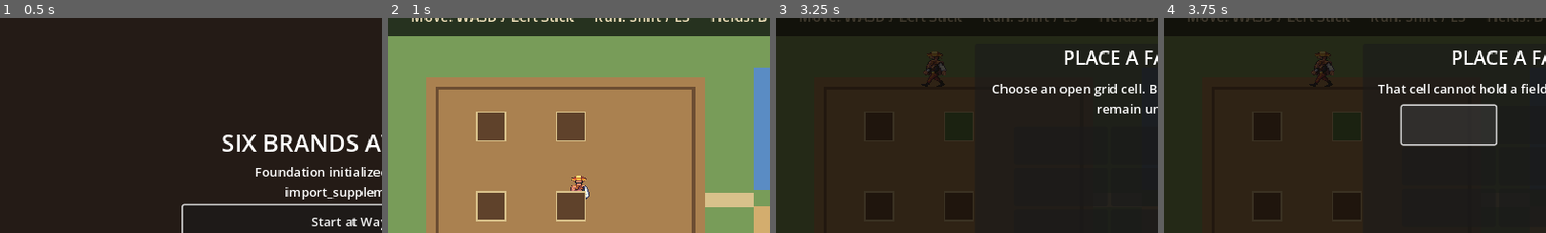
Above: before the commit, frames 1-4 (left to right).
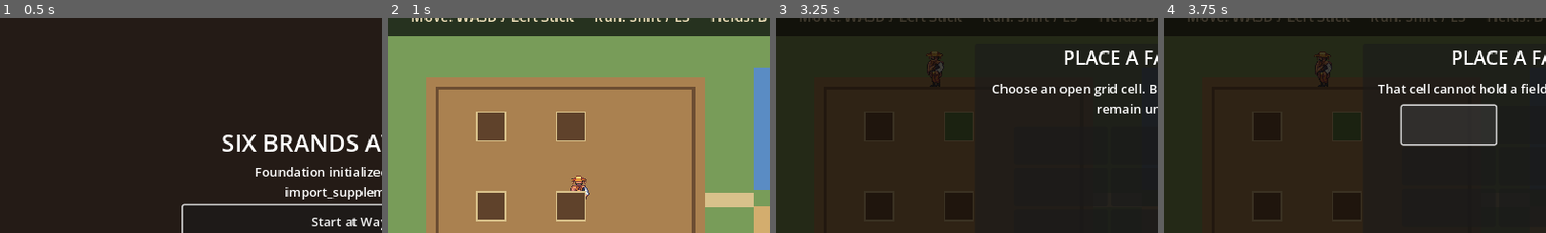
Above: after the commit, the same moments.

Repository: DocDamage/mahjongRPG
Game: Godot game, scene res://src/bootstrap/bootstrap.tscn
Same seed, same stepped clock (60 frames per second), same inputs: the game is played once before the commit and once after it.
Inputs (mouse positions are % of the whole screen's width and height, from its top left):
- Up to frame 1 (0.5 s): no input
- Up to frame 2 (1 s): click "Start at Wayward Farm" at 0.5 s
- Up to frame 3 (3.25 s): tap Enter at 1.25 s; move the mouse to (45, 70) at 1.27 s; hold R (fish_reel) 1.28-2.03 s; hold W (move_up) 1.28-2.78 s; click (45, 70) at 1.42 s; tap Space at 1.52, 2.27 s; tap F (fish_release) at 1.55, 2.1 s; move the mouse to (80, 65) at 2.02 s; tap E (interact) at 2.3 s; move the mouse to (20, 35) at 2.77 s; hold A (move_left) from 2.78 s (still down); hold E (interact) from 2.78 s (still down); tap B (place_field) at 3.05 s
- Up to frame 4 (3.75 s): release A (move_left) at 3.5 s; release E (interact) at 3.5 s; click (37, 41) at 3.5 s
The pictures show only the part of the screen within x 0-50%, y 12-62%; the shares and areas given below are measured in that part.

Frame 1 is identical in both runs. In frame 2, 0.2% of the frame differs, in the area x 47-53%, y 73-85%; in frame 3, 0.2%; in frame 4, 0.3%, in the area x 38-45%, y 15-32%.
Error in both runs: Cannot call method 'get_children' on a null value. (res://src/farm/farm_placement_menu.gd:102)

Commit message:
Add deterministic hero and horse asset catalog

Diff:
--- /dev/null
+++ b/data/runtime_assets/vertical_slice_assets.json
@@ -0,0 +1,13 @@
+{
+  "schema_version": 1,
+  "hero": {
+    "frame_size": [64, 64],
+    "frame_counts": {"walk": 8, "idle": 15, "draw": 6, "armed": 1, "shoot": 3},
+    "actions": ["walk", "idle", "draw", "armed", "shoot"],
+    "directions": ["up", "down", "left", "right"]
+  },
+  "horses": {
+    "frame_size": [128, 128],
+    "colors": ["black", "brown", "golden", "gray", "white"]
+  }
+}
--- /dev/null
+++ b/src/content/runtime_asset_catalog.gd
@@ -0,0 +1,55 @@
+extends RefCounted
+
+const TABLE_ID := &"runtime_assets"
+const TABLE_PATH := "res://data/runtime_assets/vertical_slice_assets.json"
+
+
+static func hero_texture_path(direction: StringName, action: StringName) -> String:
+	if not _hero_value_is_valid(direction, action):
+		return ""
+	return "res://assets/generated/player/cowboy_%s_%s.png" % [direction, action]
+
+
+static func horse_texture_path(color: StringName) -> String:
+	var catalog := _catalog()
+	var horses_value: Variant = catalog.get("horses", {})
+	if not horses_value is Dictionary or not color in horses_value.get("colors", []):
+		return ""
+	return "res://assets/generated/horses/horse_%s.png" % color
+
+
+static func hero_frame_size() -> Vector2i:
+	var hero := _hero()
+	var size_value: Variant = hero.get("frame_size", [])
+	if not size_value is Array or size_value.size() != 2:
+		return Vector2i.ZERO
+	return Vector2i(int(size_value[0]), int(size_value[1]))
+
+
+static func hero_frame_count(action: StringName) -> int:
+	var counts_value: Variant = _hero().get("frame_counts", {})
+	if not counts_value is Dictionary:
+		return 0
+	return int(counts_value.get(action, 0))
+
+
+static func _hero_value_is_valid(direction: StringName, action: StringName) -> bool:
+	var hero := _hero()
+	return direction in hero.get("directions", []) and action in hero.get("actions", [])
+
+
+static func _hero() -> Dictionary:
+	var hero_value: Variant = _catalog().get("hero", {})
+	return hero_value if hero_value is Dictionary else {}
+
+
+static func _catalog() -> Dictionary:
+	var scene_tree := Engine.get_main_loop() as SceneTree
+	var registry = scene_tree.root.get_node_or_null("ContentRegistry") if scene_tree != null else null
+	if registry != null:
+		if not registry.has_table(TABLE_ID):
+			registry.load_table(TABLE_ID, TABLE_PATH)
+		return registry.table(TABLE_ID)
+	var file := FileAccess.open(TABLE_PATH, FileAccess.READ)
+	var parsed: Variant = JSON.parse_string(file.get_as_text()) if file != null else {}
+	return parsed if parsed is Dictionary else {}
--- a/src/horses/horse_actor.gd
+++ b/src/horses/horse_actor.gd
@@ -1,7 +1,7 @@
 extends "res://src/interaction/world_interactable.gd"
 
-const HORSE_TEXTURE_PATH := "res://assets/generated/horses/horse_brown.png"
 const MOUNTED_SPEED := 300.0
+const RuntimeAssetCatalog = preload("res://src/content/runtime_asset_catalog.gd")
 
 signal feedback(message: String)
 
@@ -13,9 +13,10 @@
 
 func _ready() -> void:
 	interacted.connect(_on_interacted)
-	var texture := load(HORSE_TEXTURE_PATH) as Texture2D
+	var texture_path := RuntimeAssetCatalog.horse_texture_path(GameSession.horse.selected_color)
+	var texture := load(texture_path) as Texture2D
 	if texture == null:
-		push_error("Missing generated brown horse texture")
+		push_error("Missing generated horse texture: %s" % GameSession.horse.selected_color)
 		return
 	$Sprite2D.texture = texture
 	$Sprite2D.region_enabled = true
--- a/src/player/player.gd
+++ b/src/player/player.gd
@@ -3,17 +3,11 @@
 signal facing_changed(direction: StringName)
 signal interaction_target_changed(target: Area2D)
 
-const FRAME_SIZE := Vector2i(64, 64)
-const FRAME_COUNT := 8
 const WALK_SPEED := 150.0
 const RUN_SPEED := 230.0
 const FOOTSTEP_DISTANCE := 42.0
-const WALK_TEXTURE_PATHS := {
-	&"down": "res://assets/generated/player/cowboy_down_walk.png",
-	&"up": "res://assets/generated/player/cowboy_up_walk.png",
-	&"left": "res://assets/generated/player/cowboy_left_walk.png",
-	&"right": "res://assets/generated/player/cowboy_right_walk.png",
-}
+const RuntimeAssetCatalog = preload("res://src/content/runtime_asset_catalog.gd")
+const DIRECTIONS := [&"down", &"up", &"left", &"right"]
 
 @export var running := false
 @export var movement_bounds := Rect2()
@@ -27,6 +21,7 @@
 var _current_prompt_target: Area2D
 var _using_controller := false
 var _footstep_distance := 0.0
+var _story_action: StringName
 
 
 func _ready() -> void:
@@ -95,31 +90,54 @@
 
 func _build_animations() -> void:
 	var frames := SpriteFrames.new()
-	for direction in WALK_TEXTURE_PATHS:
-		frames.add_animation(direction)
-		frames.set_animation_speed(direction, 8.0)
-		frames.set_animation_loop(direction, true)
-		var texture: Texture2D = load(String(WALK_TEXTURE_PATHS[direction])) as Texture2D
-		if texture == null:
-			push_error("Missing imported walk texture: %s" % WALK_TEXTURE_PATHS[direction])
-			continue
-		for frame_index in FRAME_COUNT:
-			var frame := AtlasTexture.new()
-			frame.atlas = texture
-			frame.region = Rect2(Vector2(frame_index * FRAME_SIZE.x, 0), FRAME_SIZE)
-			frames.add_frame(direction, frame)
+	for action in [&"walk", &"idle", &"draw", &"armed", &"shoot"]:
+		for direction in DIRECTIONS:
+			var animation_name := _animation_name(action, direction)
+			frames.add_animation(animation_name)
+			frames.set_animation_speed(animation_name, 8.0)
+			frames.set_animation_loop(animation_name, action in [&"walk", &"idle"])
+			var texture: Texture2D = load(RuntimeAssetCatalog.hero_texture_path(direction, action)) as Texture2D
+			if texture == null:
+				push_error("Missing generated hero texture: %s/%s" % [direction, action])
+				continue
+			for frame_index in RuntimeAssetCatalog.hero_frame_count(action):
+				var frame := AtlasTexture.new()
+				frame.atlas = texture
+				frame.region = Rect2(Vector2(frame_index * RuntimeAssetCatalog.hero_frame_size().x, 0), RuntimeAssetCatalog.hero_frame_size())
+				frames.add_frame(animation_name, frame)
 	sprite.sprite_frames = frames
 
 
 func _set_animation(moving: bool) -> void:
-	if sprite.animation != facing:
-		sprite.play(facing)
+	var action: StringName = _story_action if not _story_action.is_empty() else (&"walk" if moving else &"idle")
+	var animation_name := _animation_name(action, facing)
+	if sprite.animation != animation_name:
+		sprite.play(animation_name)
 	if moving:
 		sprite.speed_scale = 1.8 if running else 1.0
-		sprite.play()
+		if _story_action.is_empty():
+			sprite.play()
 	else:
-		sprite.pause()
-		sprite.frame = 0
+		if _story_action.is_empty():
+			sprite.play()
+			sprite.speed_scale = 1.0
+
+
+func play_story_animation(action: StringName) -> Error:
+	if not action in [&"draw", &"armed", &"shoot"]:
+		return ERR_INVALID_PARAMETER
+	_story_action = action
+	_set_animation(false)
+	return OK
+
+
+func clear_story_animation() -> void:
+	_story_action = &""
+	_set_animation(false)
+
+
+func _animation_name(action: StringName, direction: StringName) -> StringName:
+	return StringName("%s_%s" % [action, direction])
 
 
 func _update_facing(direction: Vector2) -> void:
--- a/tests/smoke_test.gd
+++ b/tests/smoke_test.gd
@@ -11,13 +11,22 @@
 	&"opponents": "res://data/opponents/vertical_slice_opponents.json",
 	&"quests": "res://data/quests/vertical_slice_quests.json",
 	&"animals": "res://data/animals/vertical_slice_animals.json",
+	&"runtime_assets": "res://data/runtime_assets/vertical_slice_assets.json",
 }
 const REQUIRED_ASSETS := [
 	"res://assets/generated/player/cowboy_down_walk.png",
 	"res://assets/generated/player/cowboy_up_walk.png",
 	"res://assets/generated/player/cowboy_left_walk.png",
 	"res://assets/generated/player/cowboy_right_walk.png",
+	"res://assets/generated/player/cowboy_down_idle.png",
+	"res://assets/generated/player/cowboy_right_draw.png",
+	"res://assets/generated/player/cowboy_left_armed.png",
+	"res://assets/generated/player/cowboy_up_shoot.png",
+	"res://assets/generated/horses/horse_black.png",
 	"res://assets/generated/horses/horse_brown.png",
+	"res://assets/generated/horses/horse_golden.png",
+	"res://assets/generated/horses/horse_gray.png",
+	"res://assets/generated/horses/horse_white.png",
 	"res://assets/generated/audio/footstep_grass.wav",
 	"res://assets/generated/audio/footstep_gravel.wav",
 	"res://assets/generated/audio/footstep_wood.wav",
--- a/tests/test_runner.gd
+++ b/tests/test_runner.gd
@@ -4,6 +4,7 @@
 	"res://tests/unit/test_game_session.gd",
 	"res://tests/unit/test_input_service.gd",
 	"res://tests/unit/test_audio_service.gd",
+	"res://tests/unit/test_runtime_asset_catalog.gd",
 	"res://tests/unit/test_inventory_service.gd",
 	"res://tests/unit/test_shipping_service.gd",
 	"res://tests/unit/test_quest_service.gd",
--- /dev/null
+++ b/tests/unit/test_runtime_asset_catalog.gd
@@ -0,0 +1,23 @@
+extends RefCounted
+
+const RuntimeAssetCatalog = preload("res://src/content/runtime_asset_catalog.gd")
+
+
+func run() -> Array[String]:
+	var failures: Array[String] = []
+	for direction in [&"up", &"down", &"left", &"right"]:
+		for action in [&"walk", &"idle", &"draw", &"armed", &"shoot"]:
+			var path := RuntimeAssetCatalog.hero_texture_path(direction, action)
+			if path.is_empty() or not ResourceLoader.exists(path):
+				failures.append("missing runtime hero mapping: %s/%s" % [direction, action])
+	for color in [&"black", &"brown", &"golden", &"gray", &"white"]:
+		var path := RuntimeAssetCatalog.horse_texture_path(color)
+		if path.is_empty() or not ResourceLoader.exists(path):
+			failures.append("missing runtime horse mapping: %s" % color)
+	if RuntimeAssetCatalog.hero_frame_size() != Vector2i(64, 64):
+		failures.append("hero catalog should retain its authored animation grid")
+	var expected_counts := {&"walk": 8, &"idle": 15, &"draw": 6, &"armed": 1, &"shoot": 3}
+	for action in expected_counts:
+		if RuntimeAssetCatalog.hero_frame_count(action) != expected_counts[action]:
+			failures.append("hero catalog should retain the authored frame count for %s" % action)
+	return failures
Binary file added: assets/generated/horses/horse_black.png
Binary file added: assets/generated/horses/horse_golden.png
Binary file added: assets/generated/horses/horse_gray.png
Binary file added: assets/generated/horses/horse_white.png
Binary file added: assets/generated/player/cowboy_down_armed.png
Binary file added: assets/generated/player/cowboy_down_draw.png
Binary file added: assets/generated/player/cowboy_down_idle.png
Binary file added: assets/generated/player/cowboy_down_shoot.png
Binary file added: assets/generated/player/cowboy_left_armed.png
Binary file added: assets/generated/player/cowboy_left_draw.png
Binary file added: assets/generated/player/cowboy_left_idle.png
Binary file added: assets/generated/player/cowboy_left_shoot.png
(and 14 more such lines)
